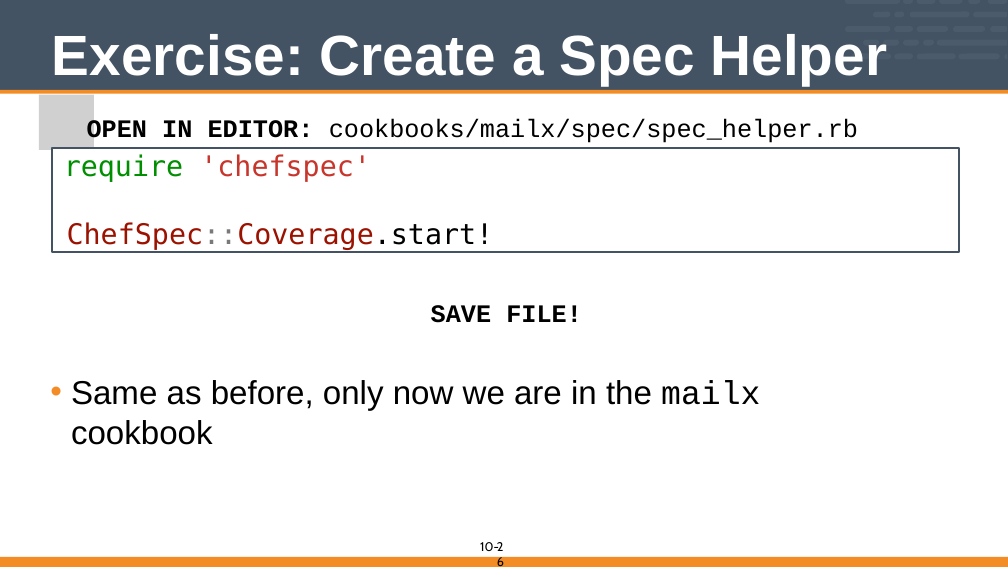
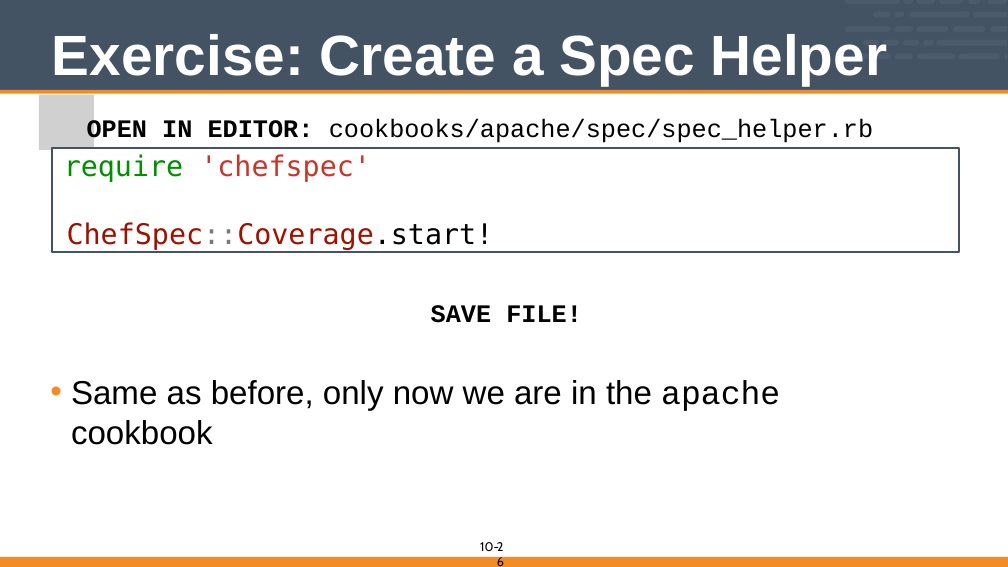
Before and after one commit to vinyar/chef-intermediate, a slide deck: slide 26 of 10-introduction_to_chefspec.pptx. Drawn at 1008x567 pixels with LibreOffice and Linux fonts; fonts in the diff are those of the drawing; grey boxes stand for pictures. Boxes give left, top, right and bottom in pixels: in the first picture for what was removed or moved away, otherwise in the second. Text is boxed around its words. In the diff, an @@ line names an element or a change of style, - is before the commit and + after.

Commit message:
Changed chefspec section to use apache as an example instead of mailx, as the chef_handlers section that included mailx has been changed to use create a file instead of using email

```diff
--- a/10-introduction_to_chefspec.pptx
+++ b/10-introduction_to_chefspec.pptx
@@ text at (87, 119, 873, 146): text changed @@
-OPEN IN EDITOR: cookbooks/mailx/spec/spec_helper.rb
+OPEN IN EDITOR: cookbooks/apache/spec/spec_helper.rb
@@ text at (71, 380, 780, 445): text changed @@
-• Same as before, only now we are in the mailx cookbook
+• Same as before, only now we are in the apache cookbook
```
Also in this commit, not shown: 8 other slides changed.
